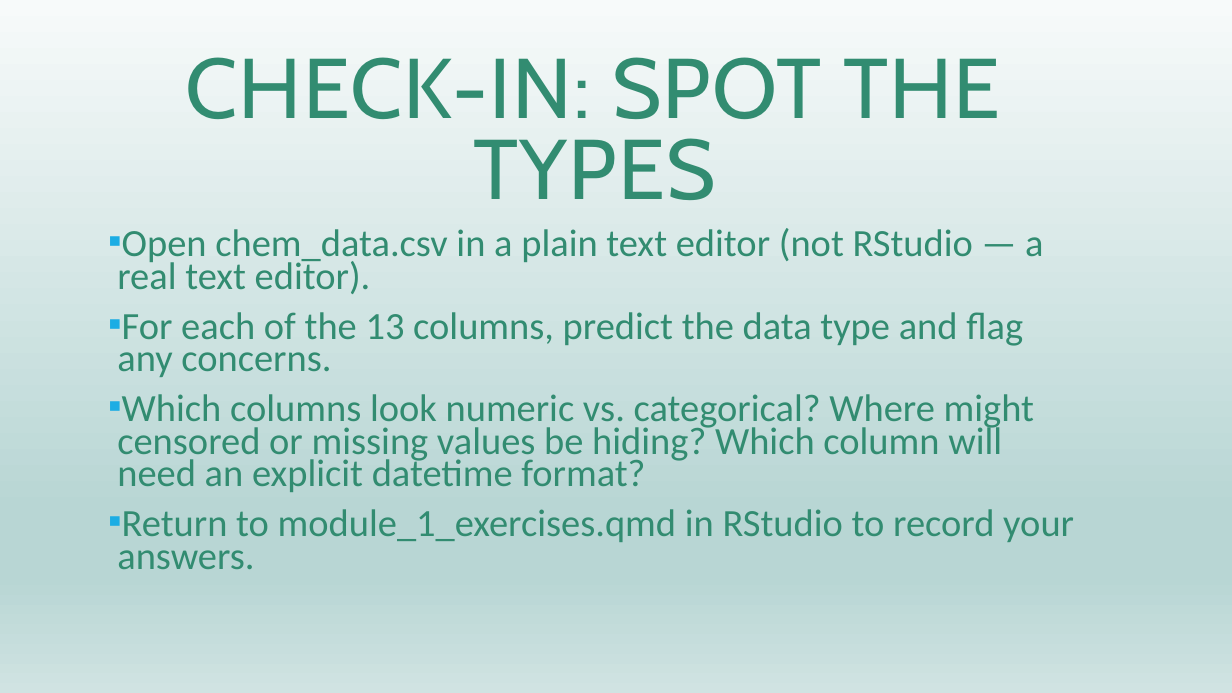
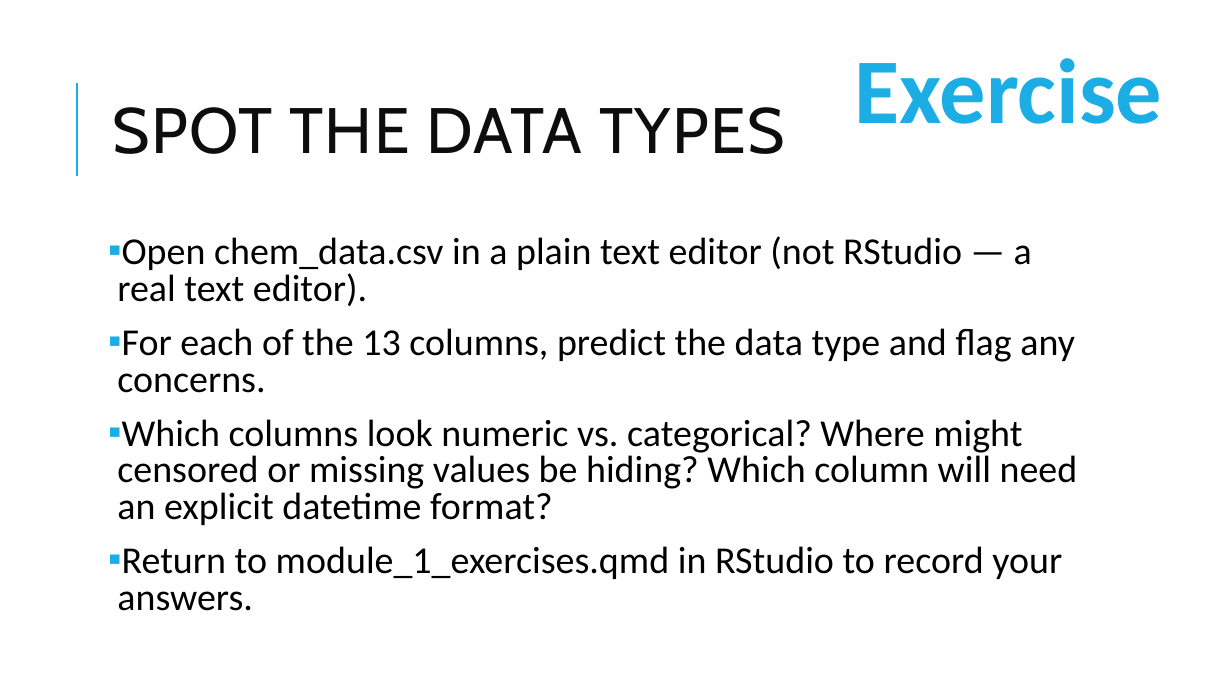
Before and after one commit to pcmathias/MSACL-data-literacy, a slide deck: slide 40 of updates_2026/presentations/Module 1 Slides.pptx. Drawn at 1232x693 pixels with LibreOffice and Linux fonts; fonts in the diff are those of the drawing; background and template pictures are left out. Boxes give left, top, right and bottom in pixels: in the first picture for what was removed or moved away, otherwise in the second. Text is boxed around its words. In the diff, an @@ line names an element or a change of style, - is before the commit and + after.

Commit message:
module 1 updates

```diff
--- a/updates_2026/presentations/Module 1 Slides.pptx
+++ b/updates_2026/presentations/Module 1 Slides.pptx
@@ background gradient #F7FAFA to #B8D6D4 to #D0E3E2 to #FFFFFF @@
@@ text added at (x1=855, y1=58, x2=1163, y2=124), 72 pt, text #1CADE4, bold @@
+Exercise
@@ line added from (77, 176) to (77, 83), #1CADE4 1.5 pt @@
@@ title at (x1=113, y1=107, x2=784, y2=154): text changed; size 66 to 50 pt; text colour #328B71 to #0D0D0D @@
-CHECK-IN: SPOT THE TYPES
+SPOT THE DATA TYPES
@@ text "Open chem_data.csv in a plain ..." at (x1=117, y1=236, x2=1078, y2=611): size 30 to 29.6 pt, text colour #328B71 to #000000; line spacing 0.7 to 0.8 @@
```
Also in this commit, not shown: 1 other slide changed, 1 other file.
